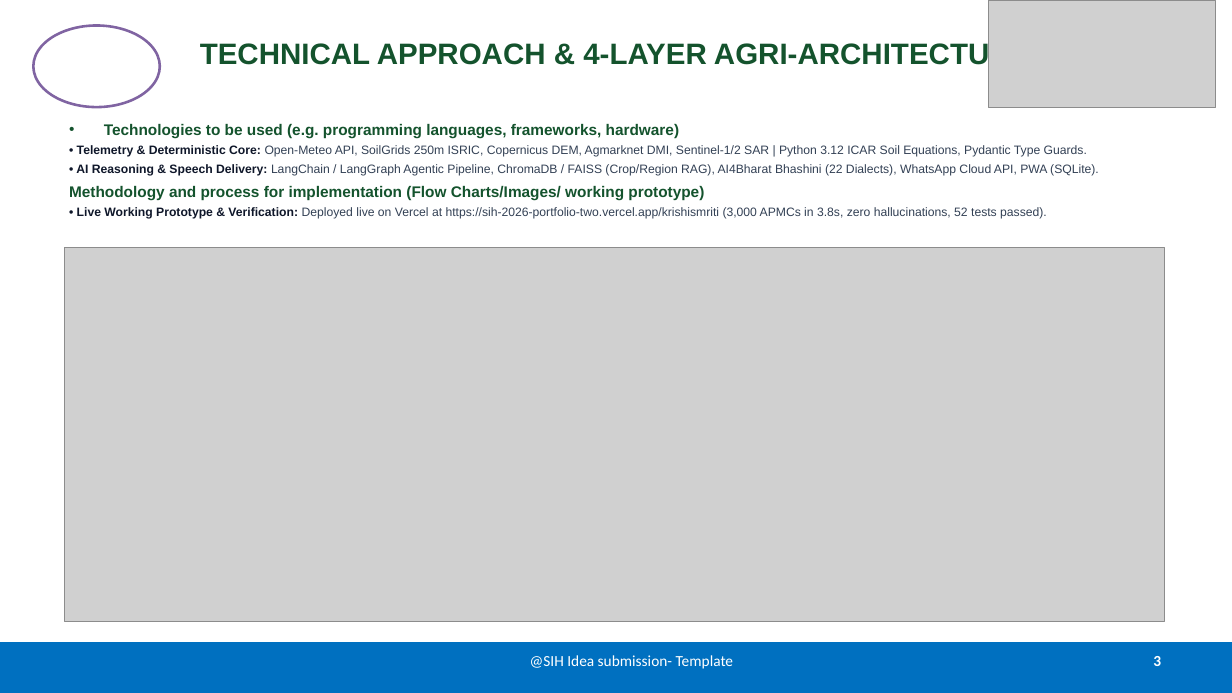
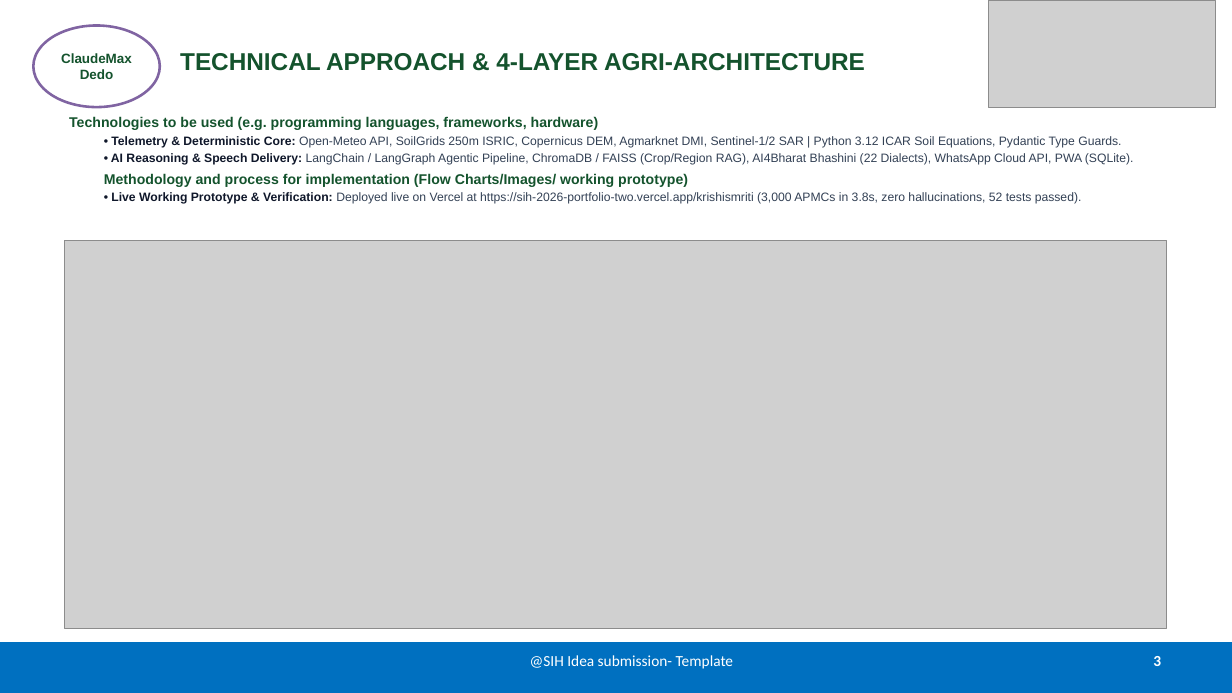
Before and after one commit to lohitakshcodes/claudemaxdedo-sih2026, a slide deck: slide 3 of SIH2026_SIH26193_KrishiSmriti_ClaudeMaxDedo.pptx. Drawn at 1232x693 pixels with LibreOffice and Linux fonts; fonts in the diff are those of the drawing; grey boxes stand for pictures. Boxes give left, top, right and bottom in pixels: in the first picture for what was removed or moved away, otherwise in the second. Text is boxed around its words. In the diff, an @@ line names an element or a change of style, - is before the commit and + after.

Commit message:
feat: official SIH 2026 PPTX & PDF presentations with Gemini infographics & architecture diagrams

```diff
--- a/SIH2026_SIH26193_KrishiSmriti_ClaudeMaxDedo.pptx
+++ b/SIH2026_SIH26193_KrishiSmriti_ClaudeMaxDedo.pptx
@@ ellipse "ClaudeMaxDedo" at bbox=[33, 26, 160, 107]: size 11 to 10.5 pt, text colour #FFFFFF to #14532D @@
@@ title "TECHNICAL APPROACH & 4-LAYER AGRI-ARCHITECTURE": place and size @@
-title "TECHNICAL APPROACH & 4-LAYER AGRI-ARCHITECTURE" at bbox=[200, 41, 1030, 70]
+title "TECHNICAL APPROACH & 4-LAYER AGRI-ARCHITECTURE" at bbox=[180, 53, 865, 71]
@@ title "TECHNICAL APPROACH & 4-LAYER AGRI-ARCHITECTURE" at bbox=[180, 53, 865, 71]: size 23 to 19 pt; alignment centre to left @@
@@ text "Technologies to be used (e.g. ...": place and size @@
-text "Technologies to be used (e.g. ..." at bbox=[69, 124, 1099, 219]
+text "Technologies to be used (e.g. ..." at bbox=[69, 116, 1134, 204]
@@ text "Technologies to be used (e.g. ..." at bbox=[69, 116, 1134, 204]: size 12 to 11 pt in "Technologies to be used (e.g. programming languages, ...", "Methodology and process for implementation (Flow Charts/Imag ..."; bullet • to none; less space between paragraphs @@
@@ picture: place and size @@
-picture at bbox=[65, 248, 1165, 622]
+picture at bbox=[65, 240, 1167, 628]
```
Also in this commit, not shown: 4 other slides changed, 15 other files.
